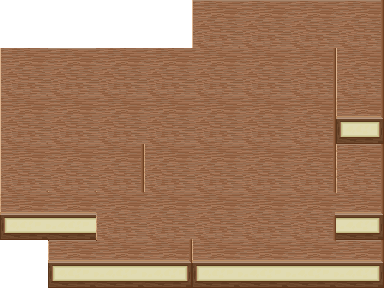
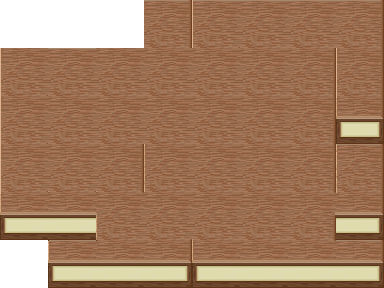
Comparing the layer stacks of the two 384 × 288 images. Changes:
pixels changed over [144, 0, 192, 48] (layer not identified)
